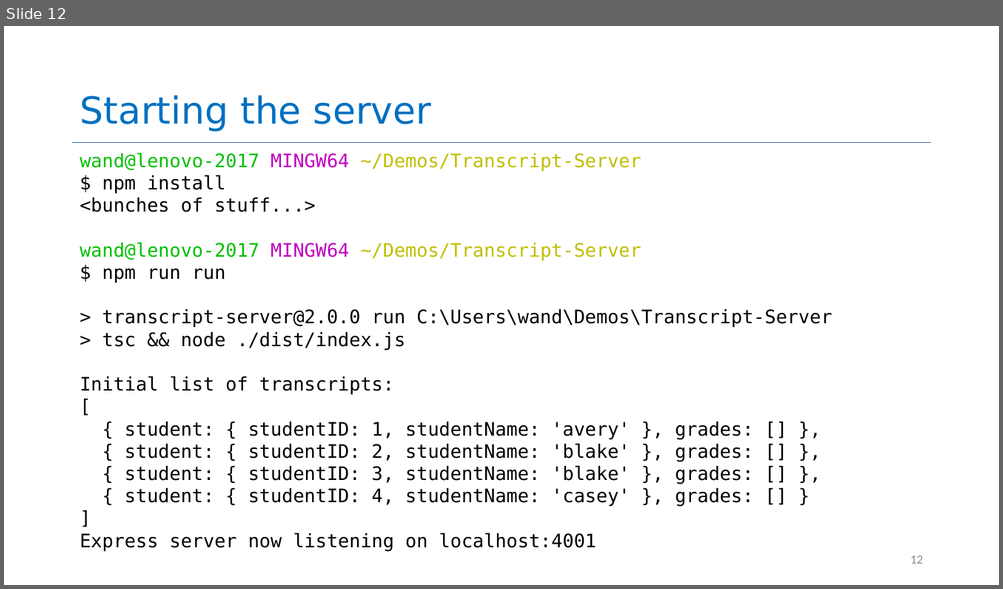
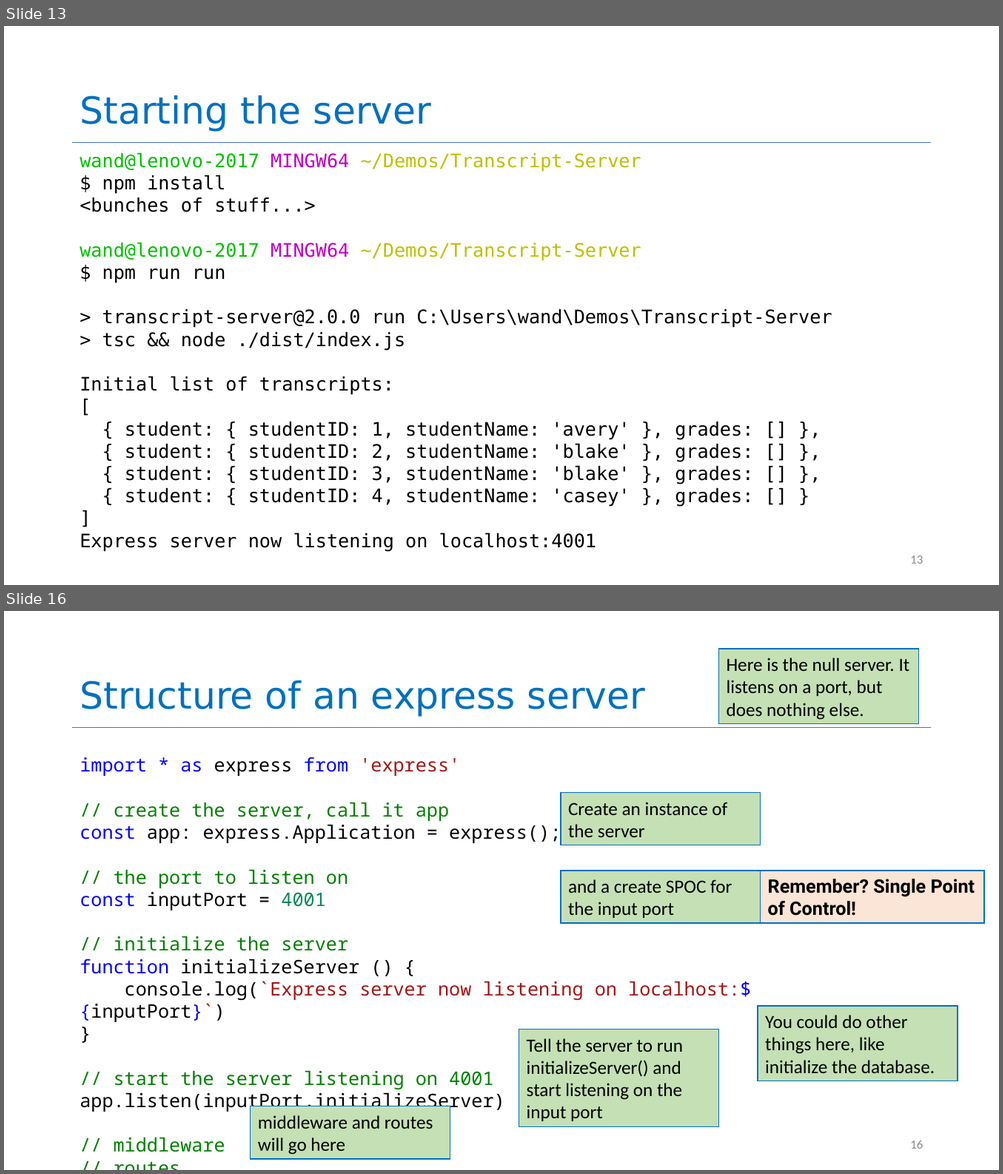
Before and after one commit to neu-se/CS4530-CS5500-Spring-2021, a slide deck: Slides/Lesson 3.4 Building a REST server.pptx. Shown one above the other, each under a label of ours: slide 12 before the commit, slides 13 and 16 after it; the slides between them are not shown. The pictures are 1003x589 and 1003x1174 pixels, drawn with LibreOffice and Linux fonts; fonts in the diff are those of the drawing. Boxes give left, top, right and bottom in pixels: in the first picture for what was removed or moved away, otherwise in the second. Text is boxed around its words. In the diff, an @@ line names an element or a change of style, - is before the commit and + after.

```diff
--- a/Slides/Lesson 3.4 Building a REST server.pptx
+++ b/Slides/Lesson 3.4 Building a REST server.pptx
@@ slide 16 added at (4,611,999,1170), background #FFFFFF; not listed: 1 template element that a slide beside it also shows @@
@@ rectangle added at (719,649,919,724), fill #C5E0B4, outline #0070C0 1 pt, 18 pt, text #000000 @@
+Here is the null server. It listens on a port, but does nothing else.
@@ title added at (79,680,645,717), 36 pt, text #0070C0 @@
+Structure of an express server
@@ text added at (79,757,751,1153), 18 pt, text #000000 @@
+import * as express from 'express'
+// create the server, call it app
+const app: express.Application = express();
+// the port to listen on
+const inputPort = 4001
+// initialize the server
+function initializeServer () {
+console.log(`Express server now listening on localhost:${inputPort}`)
+}
+// start the server listening on 4001
+app.listen(inputPort,initializeServer)
+// middleware
+// routes
@@ rectangle added at (560,792,760,846), fill #C5E0B4, outline #0070C0 1 pt, 18 pt, text #000000 @@
+Create an instance of the server
@@ rectangle added at (560,871,760,923), fill #C5E0B4, outline #0070C0 1 pt, 18 pt, text #000000 @@
+and a create SPOC for the input port
@@ rectangle added at (760,871,984,923), fill #FBE5D6, outline #0070C0 1 pt, 18 pt, text #000000, bold @@
+Remember? Single Point of Control!
@@ rectangle added at (757,1006,958,1082), fill #C5E0B4, outline #0070C0 1 pt, 18 pt, text #000000 @@
+You could do other things here, like initialize the database.
@@ rectangle added at (519,1030,719,1128), fill #C5E0B4, outline #0070C0 1 pt, 18 pt, text #000000 @@
+Tell the server to run initializeServer() and start listening on the input port
@@ rectangle added at (250,1106,450,1159), fill #C5E0B4, outline #0070C0 1 pt, 18 pt, text #000000 @@
+middleware and routes will go here
@@ page number added at (910,1141,922,1149), 12 pt, text #8C8C8C @@
+16
@@ what was slide 12 is now slide 13 @@
@@ page number at (910,556,922,564): text changed @@
-12
+13
```
Also in this commit, not shown: 9 slides changed, 9 other slides added, 2 slides removed, 5 other files.
